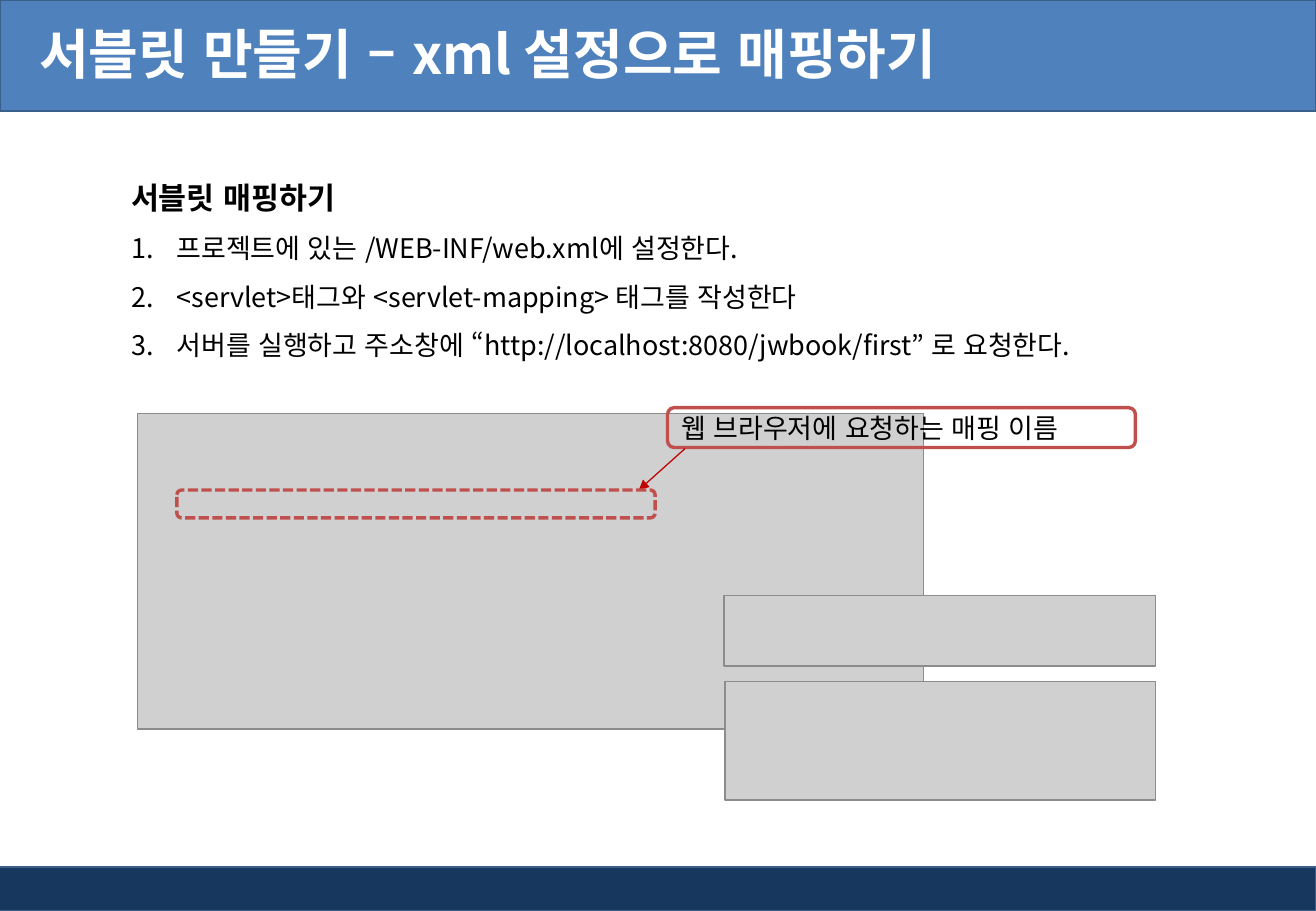
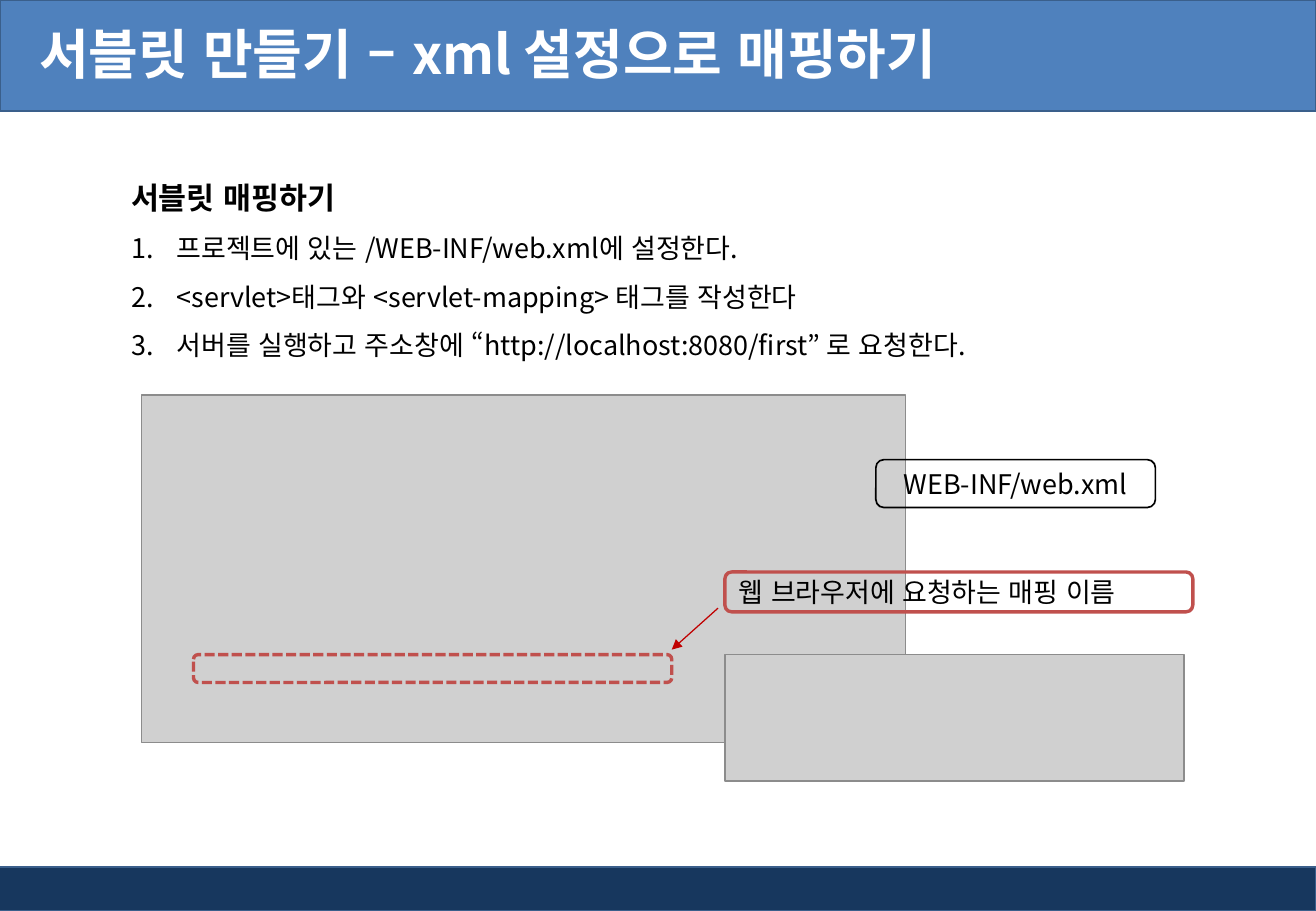
Before and after one commit to pshho/ngreen_project, a slide deck: slide 11 of jspWorks/자료/jsp_ppt/4장. jsp 서블릿 API.pptx. Drawn at 1316x911 pixels with LibreOffice and Linux fonts; fonts in the diff are those of the drawing; grey boxes stand for pictures; background and template pictures are left out. Boxes give left, top, right and bottom in pixels: in the first picture for what was removed or moved away, otherwise in the second. Text is boxed around its words. In the diff, an @@ line names an element or a change of style, - is before the commit and + after.

```diff
--- a/jspWorks/자료/jsp_ppt/4장. jsp 서블릿 API.pptx
+++ b/jspWorks/자료/jsp_ppt/4장. jsp 서블릿 API.pptx
@@ text at box(177, 331, 966, 362): text changed @@
-3. 서버를 실행하고 주소창에 “http://localhost:8080/jwbook/first” 로 요청한다.
+3. 서버를 실행하고 주소창에 “http://localhost:8080/first” 로 요청한다.
@@ picture: place and size @@
-picture at box(137, 413, 924, 729)
+picture at box(141, 395, 905, 742)
@@ rounded rectangle added at box(876, 459, 1156, 507), outline #000000 1 pt, 16 pt, text #000000 @@
+WEB-INF/web.xml
@@ picture removed at box(724, 595, 1156, 666) @@
@@ rounded rectangle "웹 브라우저에 요청하는 매핑 이름": place and size @@
-rounded rectangle "웹 브라우저에 요청하는 매핑 이름" at box(668, 408, 1136, 448)
+rounded rectangle "웹 브라우저에 요청하는 매핑 이름" at box(725, 572, 1193, 612)
@@ arrow moved from (685, 448) - (639, 490) to (718, 609) - (672, 650) @@
@@ rounded rectangle: place and size @@
-rounded rectangle at box(177, 490, 656, 518)
+rounded rectangle at box(193, 655, 672, 683)
@@ picture: place and size @@
-picture at box(725, 682, 1156, 801)
+picture at box(725, 655, 1185, 781)
```
Also in this commit, not shown: 10 other slides changed, 1 slide added, 24 other files.
